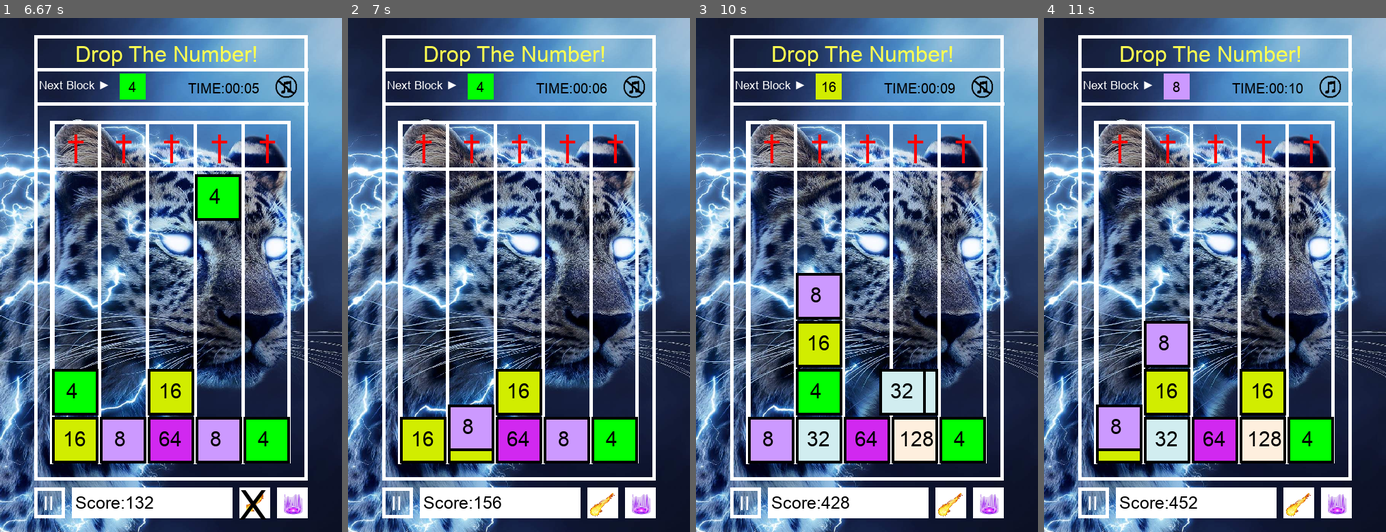
Above: before the commit, frames 1-4 (left to right).
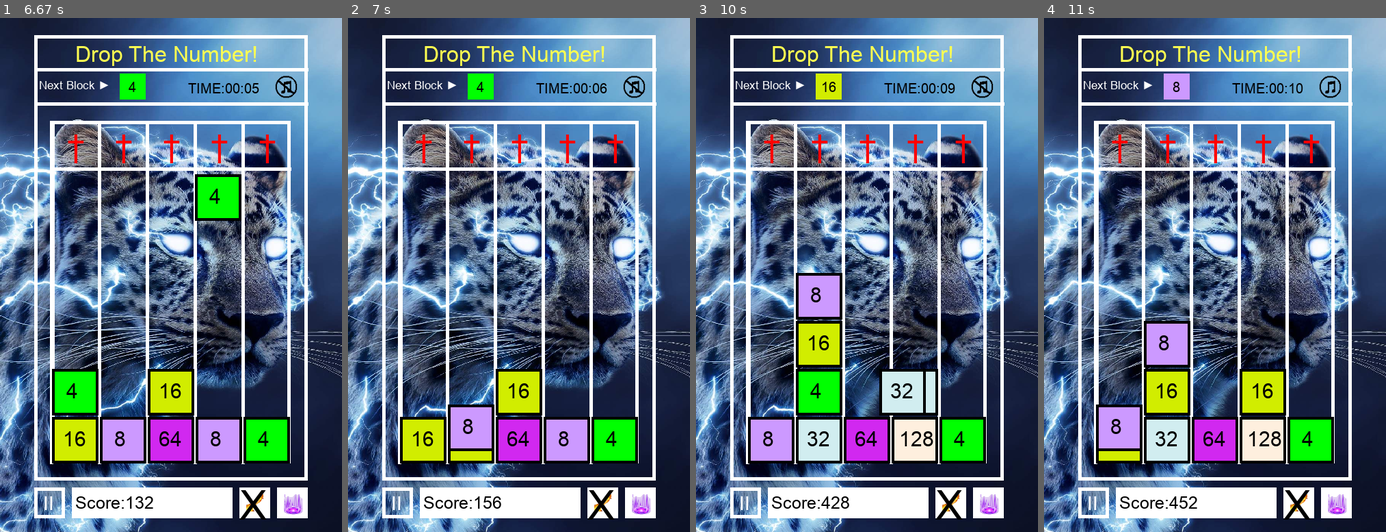
Above: after the commit, the same moments.

Repository: Allen-wa-ng/09170134githw1
Game: pygame game, started from game.py
Same seed, same stepped clock (60 frames per second), same inputs: the game is played once before the commit and once after it.
Inputs (mouse positions are in pixels of both pictures, inside the frame that each line leads up to):
- Up to frame 1 (6.67 s): click (171, 275) at 0.38 s; tap Enter at 0.67 s; click (287, 84) at 1.05 s; click (129, 239) at 1.38 s; click "X" at 1.72 s; click (68, 244) at 2.05 s; click (290, 501) at 2.38 s; click (143, 244) at 2.72 s; click (133, 218) at 3.05 s; click (218, 341) at 3.38 s; click (153, 280) at 3.72 s; click (99, 244) at 4.05 s; click (85, 352) at 4.38 s; click (164, 454) at 4.72 s; click (164, 454) at 5.05 s; click (235, 434) at 5.38 s; click (256, 331) at 6.28 s; click (99, 285) at 6.62 s
- Up to frame 2 (7 s): click (464, 418) at 6.95 s
- Up to frame 3 (10 s): click (812, 177) at 7.28 s; click (846, 172) at 7.62 s; click (935, 244) at 7.95 s; click (928, 300) at 8.28 s; click (969, 434) at 8.62 s; click (829, 203) at 8.95 s; click (767, 290) at 9.28 s; click (819, 346) at 9.62 s; click (935, 336) at 9.95 s
- Up to frame 4 (11 s): click (1259, 213) at 10.28 s; click (1331, 84) at 10.62 s; click (1143, 439) at 10.95 s

Frame 1 is identical in both runs. In frame 2, 0.2% of the frame differs, in the area x 70-78%, y 91-98%; in frame 3, 0.2%; in frame 4, 0.2%.

Commit message:
make it better

Diff:
--- a/game.py
+++ b/game.py
@@ -584,6 +584,10 @@
 def drawNextBlock():
     pygame.draw.rect(screen, colorList[int(getBaseLog(2,nextNumber))-1], (175,81,38,38), 0)
     drawText(str(nextNumber),'arial.ttf',20,black,(168+25-len(str(nextNumber))*5,89))
+    #Cool down hor X
+    if cool_down_hor<5:
+        pygame.draw.rect(screen, white, (350,685,45,45), 10)
+        drawText('X','arial.ttf',60,black,(350,677))
 
 # Draw game over screen
 def drawGameOverScreen():
@@ -657,10 +661,6 @@
             image = pygame.image.load("ball-1.png")
             screen.blit(image, (142, 294))
 
-        #Cool down hor X
-        if cool_down_hor<5:
-            pygame.draw.rect(screen, white, (350,685,45,45), 10)
-            drawText('X','arial.ttf',60,black,(350,677))
         # Flush draw buffer
         pygame.display.update()
 
